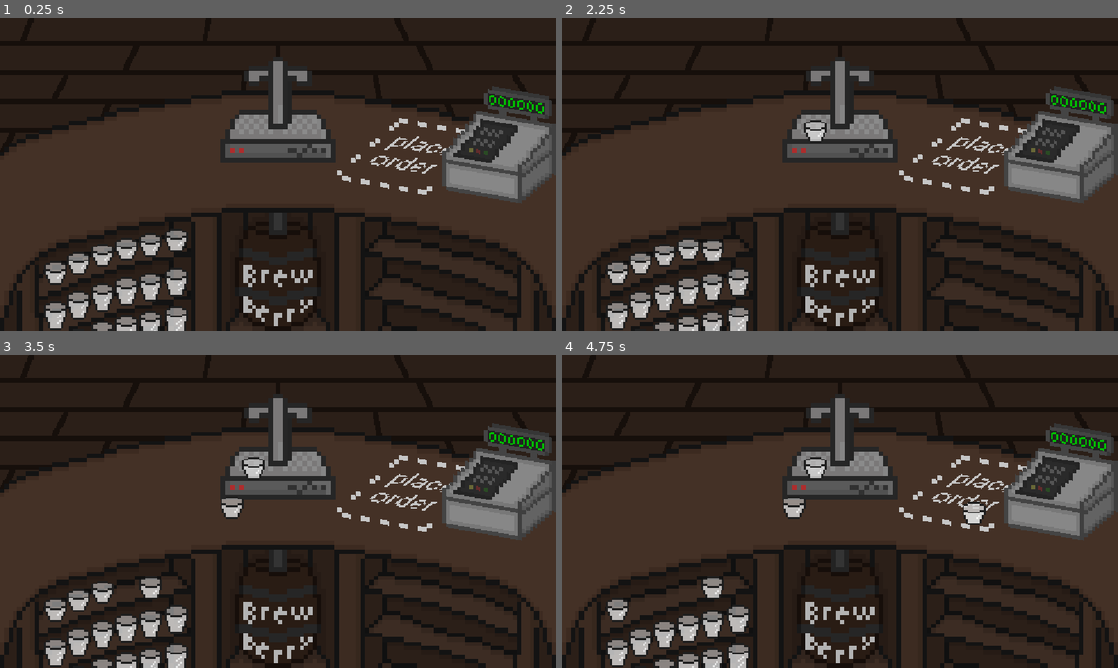
Above: before the commit, frames 1-4 (two rows, left to right).
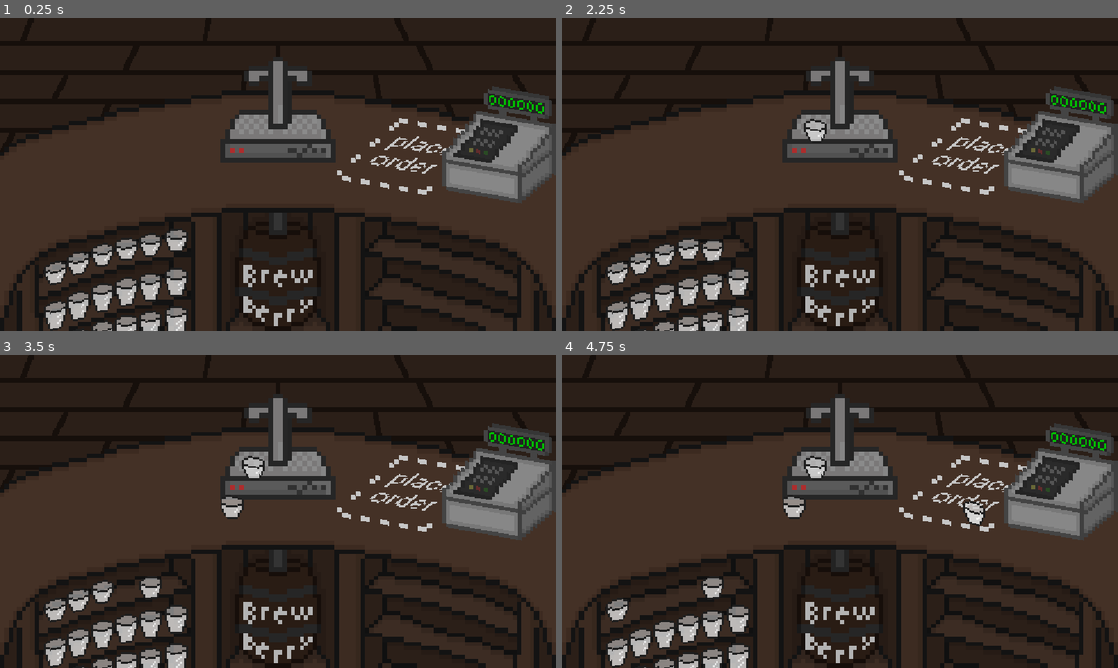
Above: after the commit, the same moments.

Repository: RafaeloxMC/brewberry
Game: Godot game, scene res://scenes/game.tscn
Two runs of this game, one before a commit and one after it. Both use one fixed random seed, a clock stepped at 60 frames per second and the inputs below. The project has no main scene, so this scene is started directly.
Inputs (mouse positions are in pixels of both pictures, inside the frame that each line leads up to):
- Up to frame 1 (0.25 s): no input
- Up to frame 2 (2.25 s): tap Enter at 0.5, 2 s; drag from (795, 149) to (973, 155) at 0.52 s; tap Space at 1.25 s; drag from (739, 227) to (817, 111) at 1.27 s; move the mouse to (712, 230) at 2.02 s; hold Right from 2.03 s (still down); tap Shift at 2.1 s; click (712, 230) at 2.17 s
- Up to frame 3 (3.5 s): release Right at 2.75 s; tap Space at 2.75 s; drag from (127, 574) to (233, 486) at 2.77 s
- Up to frame 4 (4.75 s): tap Enter at 3.5 s; drag from (662, 577) to (973, 492) at 3.52 s; tap Space at 4.25 s; drag from (639, 586) to (973, 492) at 4.27 s

The runs differ from the first frame. In frame 1, 0.4% of the frame differs, in the area x 8-34%, y 67-100%; in frame 2, 0.4%; in frame 3, 0.4%; in frame 4, 0.5%, in the area x 8-77%, y 32-100%.

Commit message:
Set skew and rotations based on cup position

Diff:
--- a/scripts/cup.gd
+++ b/scripts/cup.gd
@@ -22,6 +22,8 @@
 func _process(_delta: float):
 	if GameManager.is_dragging == self and Input.is_mouse_button_pressed(MOUSE_BUTTON_LEFT):
 		position = get_global_mouse_position()
+	self.skew = (get_window().size.x / 2.0 - position.x) / get_window().size.x / 2.0
+	self.rotation = -(get_window().size.x / 2.0 - position.x) / get_window().size.x / 2.0
 
 
 func _on_input_event(_viewport: Node, event: InputEvent, _shape_idx: int) -> void:
